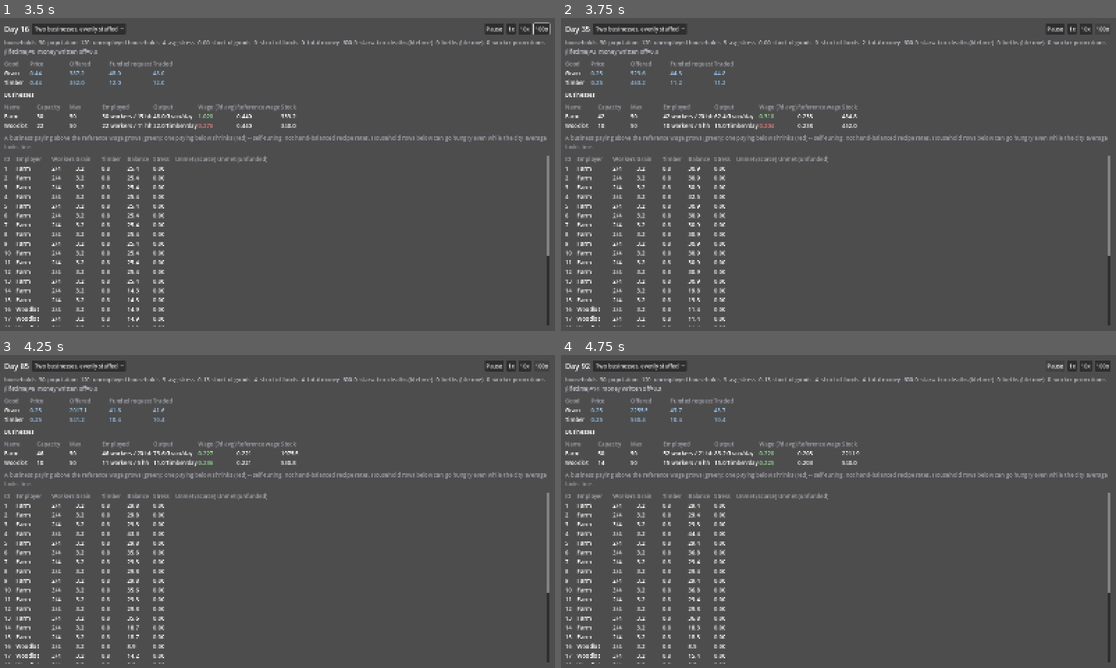
Above: before the commit, frames 1-4 (two rows, left to right).
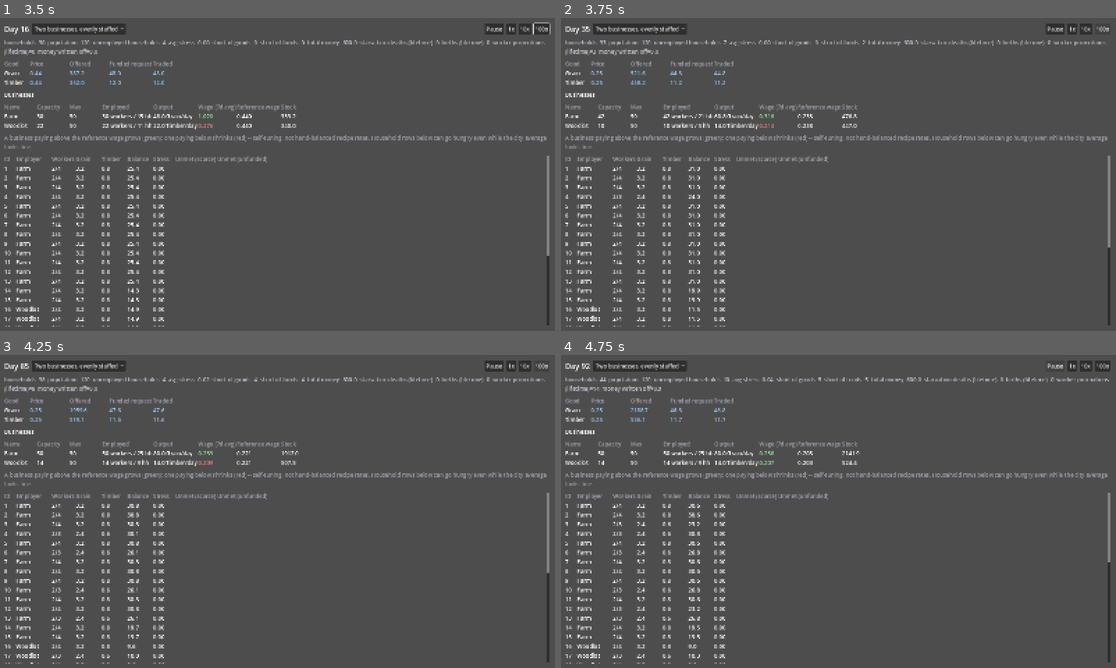
Above: after the commit, the same moments.

Repository: forsman5/sitka
Game: Godot game, scene res://scenes/sim/he_dashboard.tscn
The game is run twice, just before and just after one commit, with the same random seed, the same clock (stepped at 60 frames per second) and the same inputs. This scene is started directly instead of the project's main scene.
Inputs (mouse positions are in pixels of both pictures, inside the frame that each line leads up to):
- Up to frame 1 (3.5 s): click "Two businesses, evenly staffed" at 0.5 s; click "1x" at 1.25 s; click "10x" at 2 s; tap Enter at 2.75 s; move the mouse to (399, 158) at 2.77 s; hold Right (ui_right) from 2.78 s (still down); hold Alt from 2.78 s (still down); click (399, 158) at 2.92 s
- Up to frame 2 (3.75 s): release Right (ui_right) at 3.5 s; release Alt at 3.5 s; click "100x" at 3.5 s
- Up to frame 3 (4.25 s): no input
- Up to frame 4 (4.75 s): click "Pause" at 4.25 s

Frame 1 is identical in both runs. In frame 2, 0.2% of the frame differs, in the area x 7-99%, y 7-99%; in frame 3, 0.4%; in frame 4, 0.9%, in the area x 7-99%, y 7-97%.

Commit message:
Add H1 household splitting: aging leaves home instead of joining the parent's job
An aged-up dependent no longer joins its parent household's worker_capacity
for free. Instead it splits off into a brand-new, unemployed, one-worker
household that has to find its own job through the normal weekly hiring
pool -- jobs stay sticky to whichever household already holds them. The
new household takes a proportional share of the parent's balance and goods
with it (a plain transfer, conservation-neutral).

This fixes the concentration bug an earlier trace surfaced: only 10/30
households were surviving by day 1800, each having ballooned from headcount
4 to 9 because their own kids were joining their job for free while every
other household starved with no way back in. A household's worker_capacity
now stays fixed at whatever it was seeded with for life; population growth
becomes more, smaller households instead of a few unbounded ones. Verified
over 4 years: households 30 -> 40, largest surviving worker_capacity still
exactly 2 (the seeded value), and business employment now matches capacity
exactly instead of silently overshooting it.

Diff:
--- a/scripts/sim/harness/run_household_economy.gd
+++ b/scripts/sim/harness/run_household_economy.gd
@@ -178,26 +178,32 @@
 ## brake actually holds: no household should ever have more dependents
 ## waiting in the pipeline than that cap allows.
 func _check_life_cycle_births_and_aging() -> void:
-	print("\n=== Life cycle: births and aging actually happen ===")
+	print("\n=== Life cycle: births and aging actually happen, via splitting not ballooning ===")
 	var sim := _new_sim("build_two_business_economy")
+	var starting_household_count: int = sim.get_household_ids().size()
 	var starting_workforce := _total_worker_capacity(sim)
 	sim.advance_ticks(4 * 360)
 	var city := sim.get_city_summary()
+	var ending_household_count: int = sim.get_household_ids().size()
 	var ending_workforce := _total_worker_capacity(sim)
 
-	print("  over 4 years: births_total=%d worker_promotions_total=%d, total worker_capacity %d -> %d, population=%d" % [
-		city["births_total"], city["worker_promotions_total"], starting_workforce, ending_workforce, city["population"]])
+	print("  over 4 years: births_total=%d worker_promotions_total=%d, households %d -> %d, total worker_capacity %d -> %d, population=%d" % [
+		city["births_total"], city["worker_promotions_total"], starting_household_count, ending_household_count, starting_workforce, ending_workforce, city["population"]])
 
 	_assert(city["births_total"] > 0, "A healthy multi-year economy should show at least one real birth, got 0")
-	_assert(city["worker_promotions_total"] > 0, "A healthy multi-year economy should show at least one dependent aging into a worker, got 0")
-	_assert(ending_workforce > starting_workforce, "Total worker capacity should grow from aging promotions, got %d -> %d" % [starting_workforce, ending_workforce])
+	_assert(city["worker_promotions_total"] > 0, "A healthy multi-year economy should show at least one dependent aging into adulthood, got 0")
+	_assert(ending_household_count > starting_household_count, "Aging up should create MORE households (splitting), not just bigger ones, got %d -> %d" % [starting_household_count, ending_household_count])
+	_assert(ending_workforce > starting_workforce, "Total city-wide worker capacity should grow from aging, got %d -> %d" % [starting_workforce, ending_workforce])
 
 	var max_pending := 0
-	for household_id in sim.get_household_ids():
-		var ages: Array = sim.get_household_summary(household_id)["dependent_ages"]
-		max_pending = max(max_pending, ages.size())
-	print("  most dependents ever pending in one household's pipeline: %d (cap is %d)" % [max_pending, HEHousehold.MAX_PENDING_DEPENDENTS])
+	var max_worker_capacity := 0
+	for household_id in sim.get_household_ids():
+		var h := sim.get_household_summary(household_id)
+		max_pending = max(max_pending, (h["dependent_ages"] as Array).size())
+		max_worker_capacity = max(max_worker_capacity, h["worker_capacity"])
+	print("  most dependents ever pending in one household's pipeline: %d (cap is %d); largest surviving worker_capacity: %d" % [max_pending, HEHousehold.MAX_PENDING_DEPENDENTS, max_worker_capacity])
 	_assert(max_pending <= HEHousehold.MAX_PENDING_DEPENDENTS, "No household should exceed MAX_PENDING_DEPENDENTS pending dependents, saw %d" % max_pending)
+	_assert(max_worker_capacity <= HEScenarioSeeds.WORKER_CAPACITY, "No household's worker_capacity should ever exceed what it was seeded with -- aged-up workers must split off, not join the parent's job, saw %d" % max_worker_capacity)
 	_check_demographic_invariants(sim)
 
 func _total_worker_capacity(sim: HESimulation) -> int:
--- a/scripts/sim/household_economy/he_simulation.gd
+++ b/scripts/sim/household_economy/he_simulation.gd
@@ -82,6 +82,10 @@
 var _goods_written_off_total: Dictionary[Commodity.Type, float] = {}
 var _births_total := 0
 var _worker_promotions_total := 0
+## Next ID to assign a newly-split household -- initialized in _init() past
+## whatever the world-seed builder already used, so a split can never
+## collide with a seeded household's ID.
+var _next_household_id := 1
 
 var _history: Array[Dictionary] = []
 
@@ -94,6 +98,9 @@
 	households = world["households"]
 	businesses = world["businesses"]
 	market = HEMarket.new(BASE_PRICE.duplicate())
+	_next_household_id = 1
+	for household_id in households.keys():
+		_next_household_id = maxi(_next_household_id, household_id + 1)
 
 func advance_ticks(days: int) -> void:
 	for i in days:
@@ -426,22 +433,61 @@
 
 ## Monthly, right after starvation so a household that just lost a member
 ## evaluates aging/births from its post-starvation state, not a stale one.
-## Aging runs first: a dependent promoted to a worker this same period
-## immediately frees a pipeline slot a birth could use. Households removed
-## by starvation this same call are gone from `households` already, so
-## they're simply skipped -- no explicit guard needed.
+## Aging runs first: a dependent promoted this same period immediately
+## frees a pipeline slot a birth could use. Households removed by
+## starvation this same call are gone from `households` already, so
+## they're simply skipped -- no explicit guard needed. New households
+## created by splitting are collected separately and only added to
+## `households`/`settlement` once this pass is done iterating, so a split
+## created this same tick is never itself re-evaluated for aging/birth
+## before it's even a day old.
 func _evaluate_life_cycle(record: Dictionary) -> void:
 	var births := 0
 	var promotions := 0
-	for household_id in households.keys():
-		var h: HEHousehold = households[household_id]
-		promotions += h.evaluate_aging()
+	var new_households: Array[HEHousehold] = []
+	for household_id in households.keys():
+		var h: HEHousehold = households[household_id]
+		var pre_split_headcount := h.headcount()
+		var promoted := h.evaluate_aging()
+		for i in promoted:
+			new_households.append(_split_off_new_household(h, pre_split_headcount - i))
+		promotions += promoted
 		if h.evaluate_birth():
 			births += 1
+
+	for new_household in new_households:
+		households[new_household.id] = new_household
+		settlement.household_ids.append(new_household.id)
+
 	_births_total += births
 	_worker_promotions_total += promotions
 	record["births"] = births
 	record["worker_promotions"] = promotions
+
+## One newly-adult member leaves `parent` to found its own one-worker,
+## zero-dependent, unemployed household -- it has to find its own job
+## through the normal weekly hiring pool like anyone else (see
+## _reconcile_employment), not inherit the parent's. Takes a proportional
+## share of the parent's balance and goods with it (1 / headcount_before_
+## leaving, using the headcount as of just before THIS particular member
+## left, since evaluate_aging() may have promoted several at once this same
+## period) -- a plain transfer, not a gift from nowhere, so total city
+## money/goods are unaffected by a household splitting.
+func _split_off_new_household(parent: HEHousehold, headcount_before_leaving: int) -> HEHousehold:
+	var new_id := _next_household_id
+	_next_household_id += 1
+	var share: float = 1.0 / float(max(headcount_before_leaving, 1))
+
+	var starting_balance: float = parent.balance * share
+	parent.balance -= starting_balance
+	var new_household := HEHousehold.new(new_id, 1, 0, starting_balance)
+
+	for c in SUBSISTENCE_COMMODITIES:
+		var amount: float = parent.stock(c) * share
+		parent.consume(c, amount)
+		new_household.add_stock(c, amount)
+
+	return new_household
 
 ## Weekly self-tuning step 1: adjust each business's TARGET capacity from
 ## its own rolling-average wage vs. the going reference wage. This only
--- a/scripts/sim/household_economy/records/he_household.gd
+++ b/scripts/sim/household_economy/records/he_household.gd
@@ -27,11 +27,14 @@
 ## days (not just a headcount) so each can independently cross the aging
 ## threshold on its own day -- a household's dependents were not all born on
 ## the same day, even at world-seed time (see HEScenarioSeeds' staggered
-## starting ages). There is deliberately no household formation/splitting
-## here: an aged-up dependent becomes another worker in the SAME household,
-## which can grow without an upper bound on total size over a long enough
-## run. That's a real simplification, not an oversight -- splitting a
-## household when it gets large is a reasonable later cut, not this one.
+## starting ages). Jobs are sticky to the household that already holds
+## them, not freely inherited: when a dependent ages up, evaluate_aging()
+## below removes them from THIS household but does not add them to
+## worker_capacity -- HESimulation spins each one off into its own new,
+## unemployed household that has to find its own job (see
+## he_simulation.gd._split_off_new_household). That keeps this household's
+## own worker_capacity fixed for life; population growth becomes more,
+## smaller households instead of a few that grow without bound.
 const AGING_THRESHOLD_DAYS := 360
 ## A household needs this many CONSECUTIVE well-fed, low-stress days before
 ## a birth becomes eligible -- mirrors the same "sustained, not one good
@@ -186,10 +189,19 @@
 	if removing_a_dependent and not _dependent_ages.is_empty():
 		_dependent_ages.pop_back()
 
-## Monthly: promotes every dependent whose age has crossed
-## AGING_THRESHOLD_DAYS into a worker (dependents -> worker_capacity, in the
-## SAME household -- see the class-level note on why there's no splitting).
-## Returns how many were promoted, for HESimulation's reporting.
+## Monthly: removes every dependent whose age has crossed
+## AGING_THRESHOLD_DAYS from THIS household and returns how many. Jobs are
+## sticky to whichever household already holds them -- a newly-adult member
+## doesn't inherit a parent's job for free, so this does NOT add them to
+## worker_capacity here. HESimulation is responsible for spinning each one
+## off into its own brand-new, unemployed, one-worker household (see
+## he_simulation.gd._evaluate_life_cycle/_split_off_new_household) that then
+## has to find its own job through the normal hiring pool like anyone else.
+## This is also what keeps a household's WORKER count fixed at whatever it
+## was seeded with for its whole life -- dependents (0..MAX_PENDING_
+## DEPENDENTS) are the only thing that fluctuates -- so there's no separate
+## household-size cap to author: growth becomes more, smaller households
+## instead of a few unboundedly large ones.
 func evaluate_aging() -> int:
 	var promoted := 0
 	var remaining: Array[int] = []
@@ -202,7 +214,6 @@
 		return 0
 	_dependent_ages = remaining
 	demographics.dependents -= promoted
-	demographics.worker_capacity += promoted
 	return promoted
 
 ## Monthly, called after evaluate_aging so a just-freed pipeline slot counts
